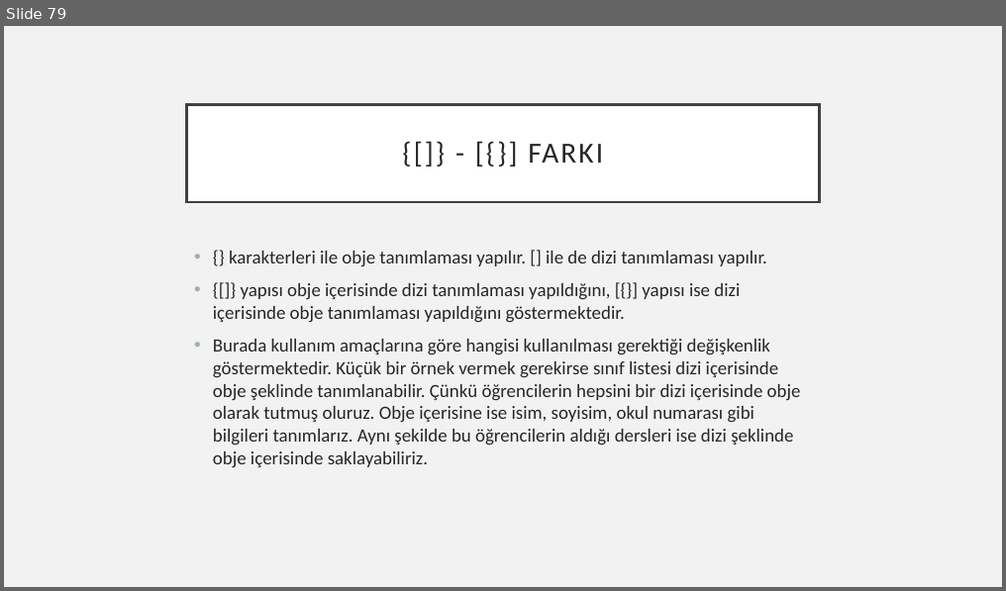
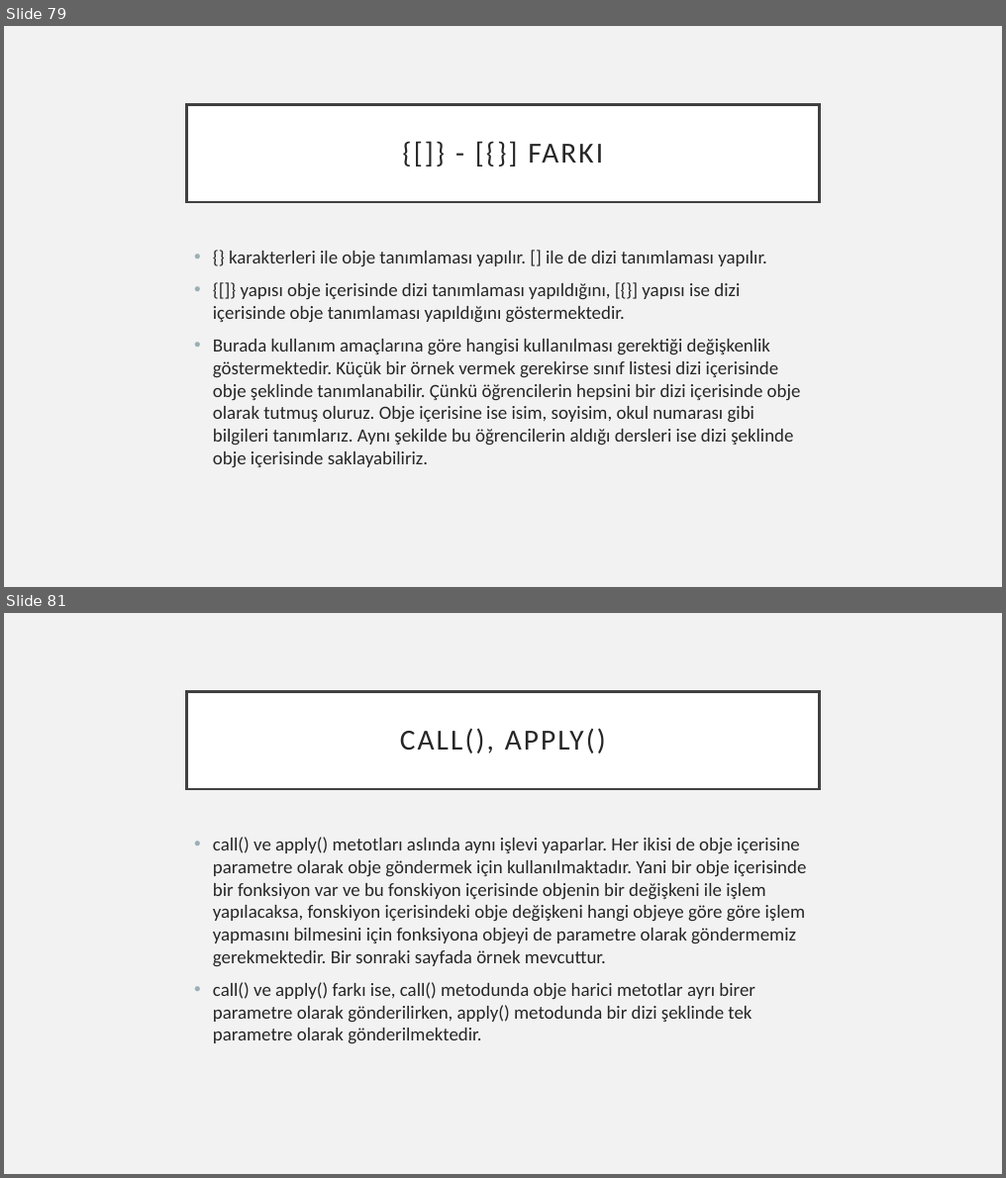
Before and after one commit to 207-Atmosware-Java-Bootcamp/3-hafta-pazartesi-sali-odevi-ardakozann, a slide deck: Turkcell_bootcamp_ArdaKozan.pptx. Shown one above the other, each under a label of ours: slide 79 before the commit, slides 79 and 81 after it; the slides between them are not shown. The pictures are 1006x591 and 1006x1178 pixels, drawn with LibreOffice and Linux fonts; fonts in the diff are those of the drawing. Boxes give left, top, right and bottom in pixels: in the first picture for what was removed or moved away, otherwise in the second. Text is boxed around its words. In the diff, an @@ line names an element or a change of style, - is before the commit and + after.

```diff
--- a/Turkcell_bootcamp_ArdaKozan.pptx
+++ b/Turkcell_bootcamp_ArdaKozan.pptx
@@ slide 81 added at (4, 613, 1002, 1174), background #F2F2F2 @@
@@ title added at (187, 691, 819, 789), fill #FFFFFF, outline #404040 2.5 pt, 28 pt, text #262626 @@
+CALL(), APPLY()
@@ text added at (213, 837, 807, 1045), 18 pt, text #262626 @@
+• call() ve apply() metotları aslında aynı işlevi yaparlar. Her ikisi de obje içerisine parametre olarak obje göndermek için kullanılmaktadır. Yani bir obje içerisinde bir fonksiyon var ve bu fonskiyon içerisinde objenin bir değişkeni ile işlem yapılacaksa, fonskiyon içerisindeki obje değişkeni hangi objeye göre göre işlem yapmasını bilmesini için fonksiyona objeyi de parametre olarak göndermemiz gerekmektedir. Bir sonraki sayfada örnek mevcuttur.
+• call() ve apply() farkı ise, call() metodunda obje harici metotlar ayrı birer parametre olarak gönderilirken, apply() metodunda bir dizi şeklinde tek parametre olarak gönderilmektedir.
```
Also in this commit, not shown: 4 other slides added.
